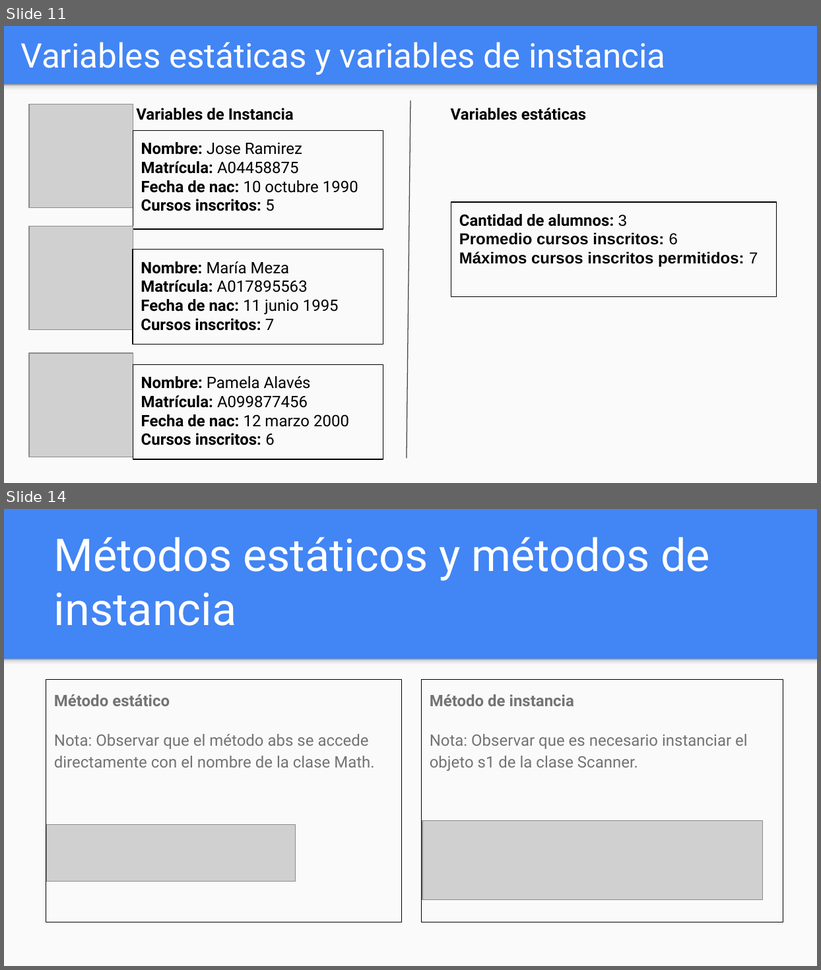
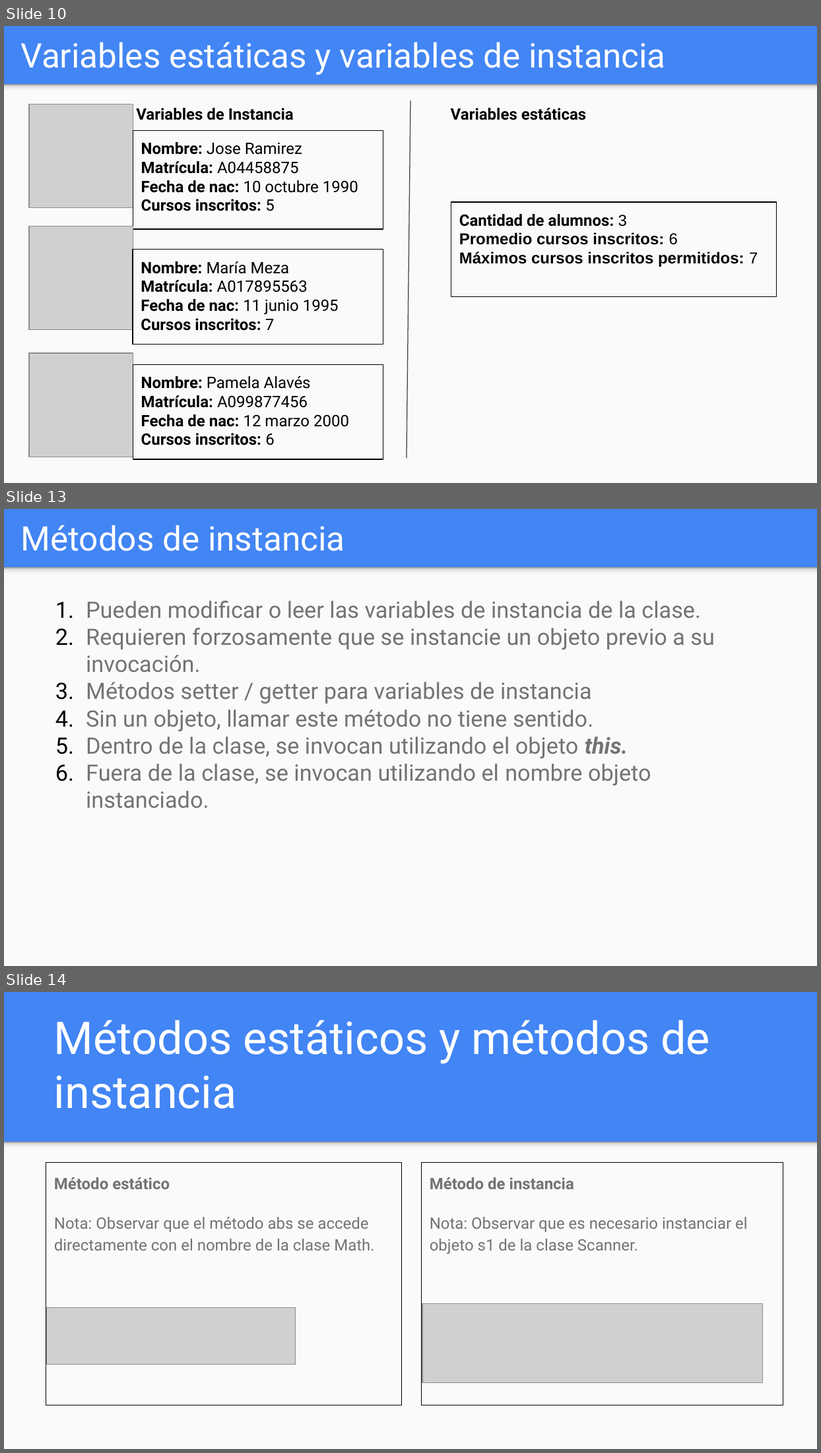
Before and after one commit to OMardil/INFO2, a slide deck: MOD06_Variables_y_metodos_estaticos/01 Presentacion/INFO2_MOD06-Variables_y_metodos_estaticos.pptx. Shown one above the other, each under a label of ours: slides 11 and 14 before the commit, slides 10, 13 and 14 after it; the slides between them are not shown. The pictures are 821x970 and 821x1453 pixels, drawn with LibreOffice and Linux fonts; fonts in the diff are those of the drawing; grey boxes stand for pictures. Boxes give left, top, right and bottom in pixels: in the first picture for what was removed or moved away, otherwise in the second. Text is boxed around its words. In the diff, an @@ line names an element or a change of style, - is before the commit and + after.

```diff
--- a/MOD06_Variables_y_metodos_estaticos/01 Presentacion/INFO2_MOD06-Variables_y_metodos_estaticos.pptx
+++ b/MOD06_Variables_y_metodos_estaticos/01 Presentacion/INFO2_MOD06-Variables_y_metodos_estaticos.pptx
@@ slide 13 added at box(4, 509, 817, 966), background #4285F4; not listed: 2 template elements that a slide beside it also shows @@
@@ title added at box(21, 525, 345, 551), 30 pt, text #FFFFFF @@
+Métodos de instancia
@@ text added at box(86, 601, 715, 809), 20 pt, text #737373 @@
+1. Pueden modificar o leer las variables de instancia de la clase.
+2. Requieren forzosamente que se instancie un objeto previo a su invocación.
+3. Métodos setter / getter para variables de instancia
+4. Sin un objeto, llamar este método no tiene sentido.
+5. Dentro de la clase, se invocan utilizando el objeto this.
+6. Fuera de la clase, se invocan utilizando el nombre objeto instanciado.
@@ what was slide 11 is now slide 10 @@
```
Also in this commit, not shown: 14 slides changed, 3 other slides added, 3 slides removed, 22 other files.
